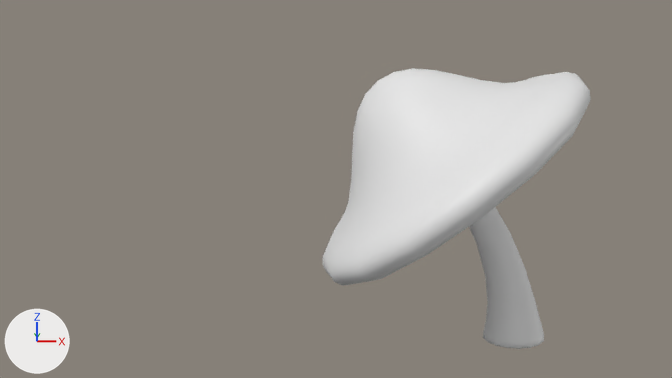
Before and after pictures for a commit that changed the Blender file Mushroom.blend.
Camera for both pictures: the file's camera 'Camera'. The lights are fixed; the arrows at lower left show +X, +Y and +Z.

In view in the first picture: 'Mushroom', 'Root'.
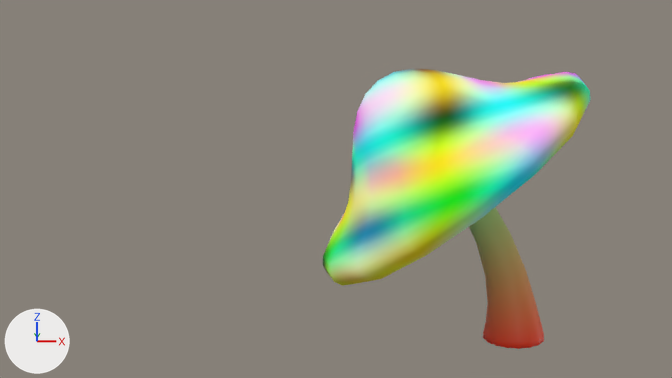
Location of each change, (x1, y1, x2, y2) in pixels of the pictures (672 x 378 px):
'Mushroom', recoloured
    both: (323, 68, 591, 285)
'Root', recoloured (grey to brown)
    both: (469, 207, 544, 349)

Edits to the bpy script that builds the scene:
```text
Add mat_mushroom_stem:
    mat_mushroom_stem = bpy.data.materials.new('mushroom_stem')
    # nodes: BsdfPrincipled, Mapping, OutputMaterial, SeparateXYZ, TexCoord, ValToRGB
    # colours: red #ff2300, green #00ff94
Add mat_mushroom_head:
    mat_mushroom_head = bpy.data.materials.new('mushroom_head')
    # nodes: BsdfPrincipled, Mapping, OutputMaterial, TexCoord, TexMagic
Change me_立方体_002:
    where me_立方体_002.from_pydata(...)  # 24 vertices, 22 faces; spans x -2.36..2.36, y -2.36..2.36, z 0.0..2.0
    remove me_立方体_002.materials.append(mat_材质)  # white #e7e7e7
    add me_立方体_002.materials.append(mat_mushroom_head)
Change me_柱体_001:
    where me_柱体_001.from_pydata(...)  # 64 vertices, 50 faces; spans x -0.31..0.31, y -0.31..0.31, z 0.0..2.0
    remove me_柱体_001.materials.append(mat_材质_001)  # white #e7e7e7
    add me_柱体_001.materials.append(mat_mushroom_stem)
```
